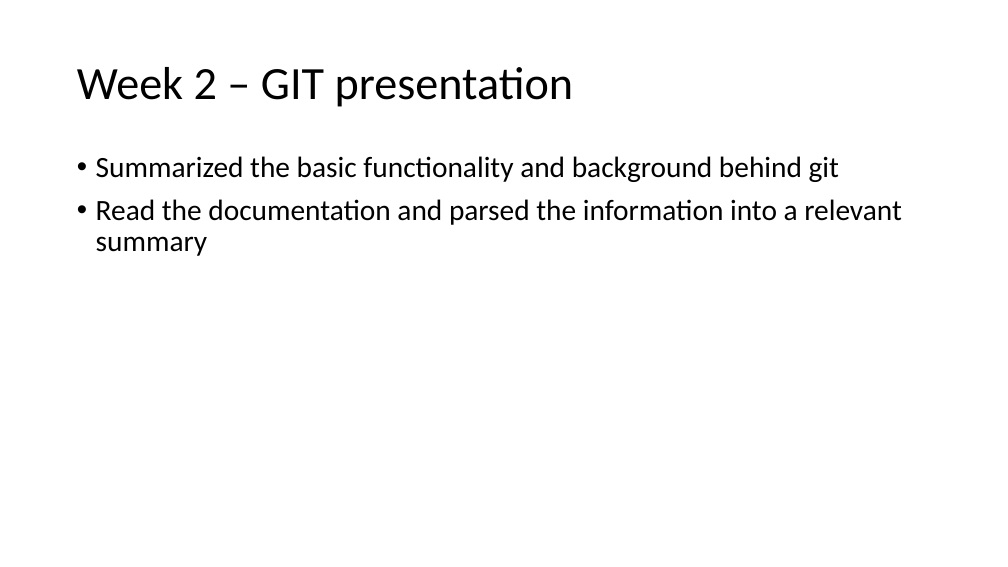
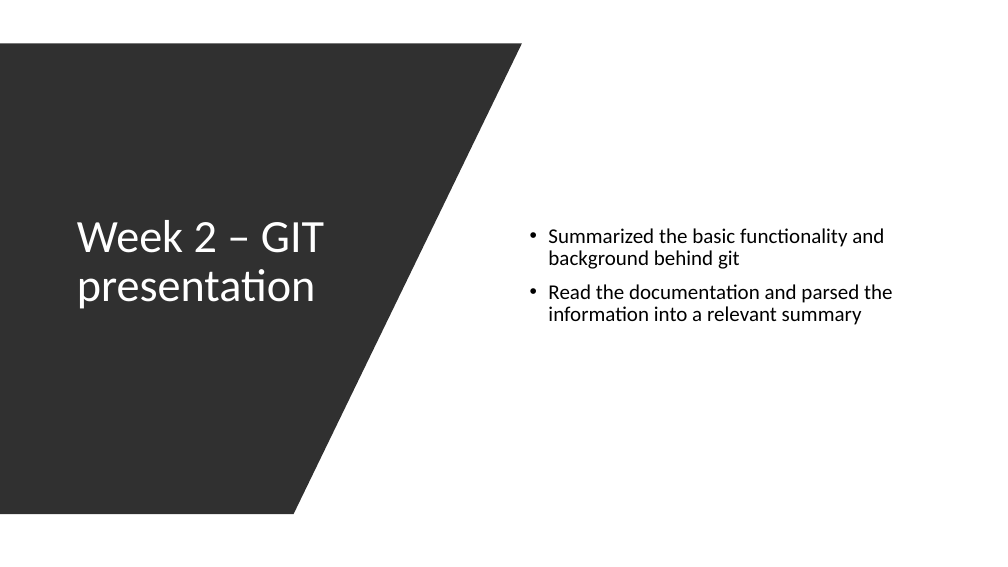
Before and after one commit to burwinliu-zz/my-jupyter-nb, a slide deck: slide 3 of Notes/summer2020/Summer_Summary.pptx. Drawn at 1008x567 pixels with LibreOffice and Linux fonts; fonts in the diff are those of the drawing. Boxes give left, top, right and bottom in pixels: in the first picture for what was removed or moved away, otherwise in the second. Text is boxed around its words. In the diff, an @@ line names an element or a change of style, - is before the commit and + after.

```diff
--- a/Notes/summer2020/Summer_Summary.pptx
+++ b/Notes/summer2020/Summer_Summary.pptx
@@ background #FFFFFF to #000000 @@
@@ rectangle added at (x1=0, y1=0, x2=1008, y2=567), fill #FFFFFF @@
@@ freeform shape added at (x1=0, y1=43, x2=522, y2=514), fill #303030 @@
@@ title "Week 2 – GIT presentation" moved from (x1=77, y1=67, x2=574, y2=107) to (x1=77, y1=220, x2=324, y2=309) @@
@@ title "Week 2 – GIT presentation" at (x1=77, y1=220, x2=324, y2=309): text colour #000000 to #FFFFFF; vertical alignment middle to bottom @@
@@ text "Summarized the basic functionality and ..." moved from (x1=96, y1=156, x2=901, y2=256) to (x1=548, y1=228, x2=893, y2=325) @@
@@ text "Summarized the basic functionality and ..." at (x1=548, y1=228, x2=893, y2=325): size 28 to 20 pt; vertical alignment top to middle @@
```
Also in this commit, not shown: 8 other slides changed, 2 slides added, 10 other files.
